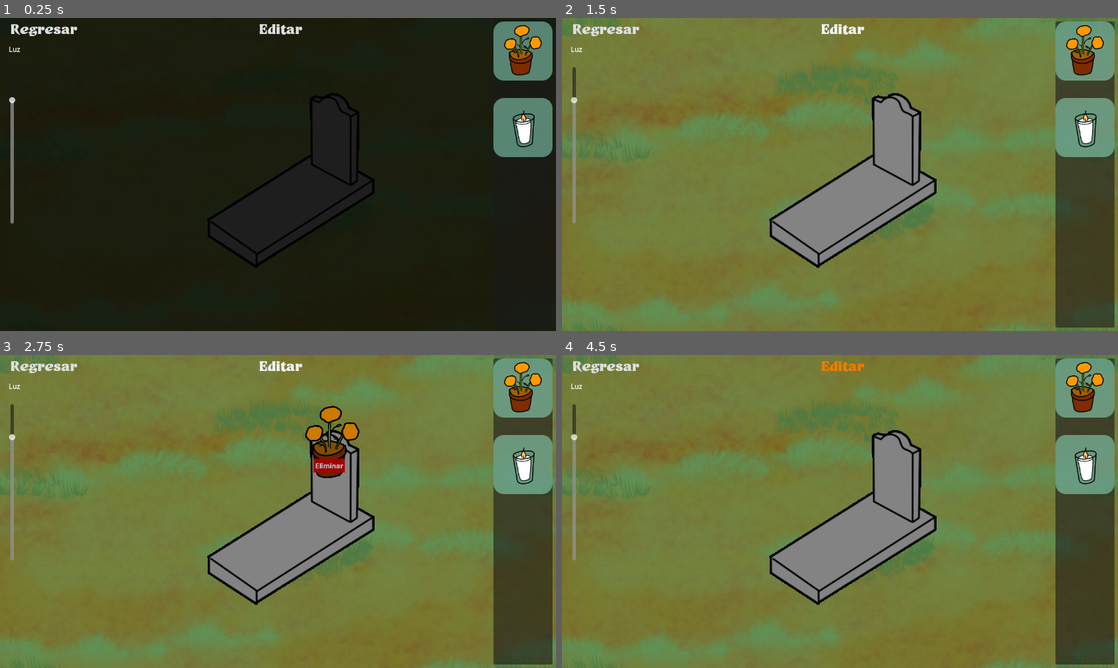
Above: before the commit, frames 1-4 (two rows, left to right).
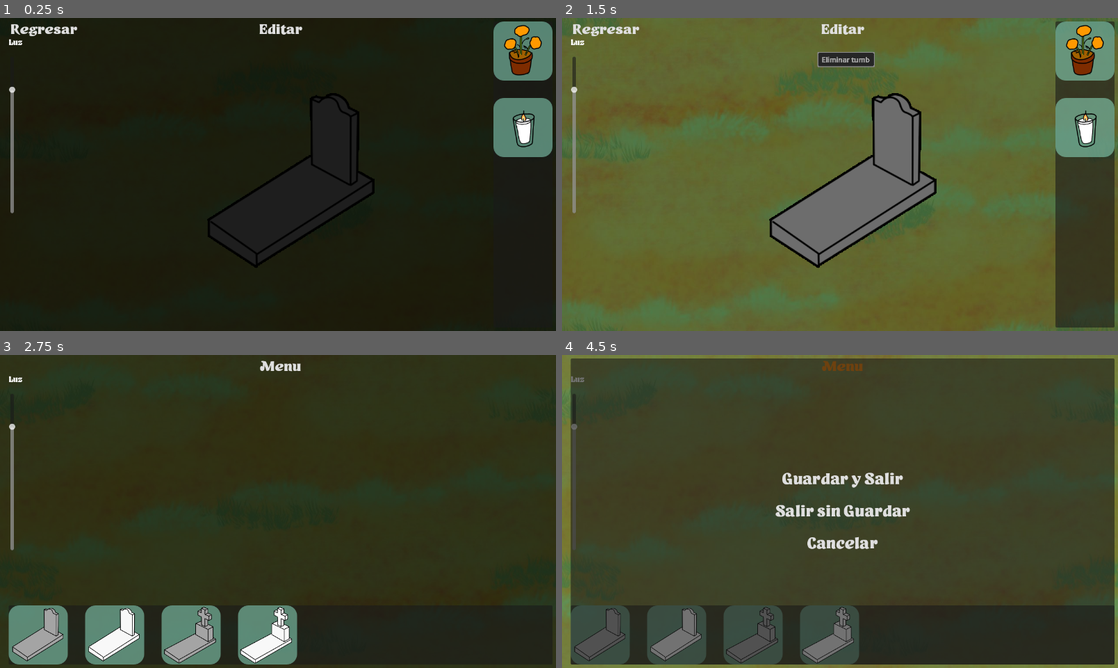
Above: after the commit, the same moments.

Repository: M0G1WARA/game-jam-2025
Game: Godot game, scene res://Scenes/Decoration/decoration.tscn
The game is run twice, just before and just after one commit, with the same random seed, the same clock (stepped at 60 frames per second) and the same inputs. This scene is started directly instead of the project's main scene.
Inputs (mouse positions are in pixels of both pictures, inside the frame that each line leads up to):
- Up to frame 1 (0.25 s): no input
- Up to frame 2 (1.5 s): click "Editar" at 0.5 s; click (845, 58) at 1.25 s, where only the run after the commit has a clickable "Eliminar tumba"
- Up to frame 3 (2.75 s): drag from (522, 389) to (333, 442) at 2.02 s
- Up to frame 4 (4.5 s): click (890, 464) at 2.75 s, where only the run before the commit has a clickable "Eliminar"; click (606, 367) at 3.5 s, where only the run before the commit has a clickable "Regresar"; click (840, 367) at 4.25 s, where only the run after the commit has a clickable "Menu"

The runs differ from the first frame. In frame 1, 0.1% of the frame differs, in the area x 1-4%, y 6-66%; in frame 2, 0.7%; in frame 3, 96%, in the area x 0-100%, y 0-100%; in frame 4, 91%.

Commit message:
Add remove_grave_by_id

Diff:
--- a/Scenes/Decoration/decoration.gd
+++ b/Scenes/Decoration/decoration.gd
@@ -10,6 +10,10 @@
 	$Default/HUD.get_node("MarginContainer/VBoxContainer/VSlider").value = Global.light
 	Transition.fade_in()
 	await Transition.transition_finished
+	var edit_button = $Default/HUD.get_node_or_null("MarginContainer/EditButton")
+	if edit_button != null:
+		edit_button.connect("pressed", Callable(self, "options"))
+		options()
 
 func set_data(data):
 	current_id = data.get("id", -1)
@@ -41,3 +45,24 @@
 		new_object.position = grave_node.to_global(child_data[0])
 		new_object.assign_image_by_id(child_data[1])
 		add_child(new_object)
+
+func options():
+	if Global.options_visible:
+		$Default/Button.show()
+	else:
+		$Default/Button.hide()
+
+
+func _on_button_pressed():
+	remove_grave_by_id()
+	Transition.fade_out()
+	await Transition.transition_finished
+	get_tree().change_scene_to_file("res://Scenes/Game/game.tscn")
+
+func remove_grave_by_id():
+	for i in range(Global.instanced_graves.size() - 1, -1, -1):
+		var grave_data = Global.instanced_graves[i]
+		var current_id_data = grave_data[2]
+		if current_id_data == current_id:
+			Global.instanced_graves.remove_at(i)
+			return
--- a/Scenes/Decoration/decoration.tscn
+++ b/Scenes/Decoration/decoration.tscn
@@ -1,9 +1,12 @@
-[gd_scene load_steps=5 format=3 uid="uid://c0a6tiepq1tuq"]
+[gd_scene load_steps=6 format=3 uid="uid://c0a6tiepq1tuq"]
 
 [ext_resource type="Script" uid="uid://dlkmpf0uqrwqg" path="res://Scenes/Decoration/decoration.gd" id="1_4ki4x"]
 [ext_resource type="Texture2D" uid="uid://cmbrhy6nimsqx" path="res://Assets/Images/graves.png" id="2_8mlsl"]
 [ext_resource type="Texture2D" uid="uid://qxi2f6ve547w" path="res://Assets/Images/bg.jpg" id="2_a5htm"]
 [ext_resource type="PackedScene" uid="uid://d0v2ab5c0mnge" path="res://Scenes/HUD/hud.tscn" id="3_aet3s"]
+
+[sub_resource type="StyleBoxFlat" id="StyleBoxFlat_a5htm"]
+bg_color = Color(0.80817604, 0, 0, 1)
 
 [node name="Decoration" type="Node2D"]
 script = ExtResource("1_4ki4x")
@@ -25,9 +28,20 @@
 hframes = 2
 vframes = 2
 
+[node name="Button" type="Button" parent="Default"]
+visible = false
+offset_left = -50.0
+offset_top = -280.0
+offset_right = 70.0
+offset_bottom = -249.0
+theme_override_styles/normal = SubResource("StyleBoxFlat_a5htm")
+text = " Eliminar tumba "
+
 [node name="Camera2D" type="Camera2D" parent="Default"]
 
 [node name="HUD" parent="Default" instance=ExtResource("3_aet3s")]
 is_horizontal = false
 
 [node name="Light" type="CanvasModulate" parent="Default"]
+
+[connection signal="pressed" from="Default/Button" to="." method="_on_button_pressed"]
--- a/Scenes/HUD/hud.tscn
+++ b/Scenes/HUD/hud.tscn
@@ -91,6 +91,8 @@
 
 [node name="Label" type="Label" parent="MarginContainer/VBoxContainer"]
 layout_mode = 2
+theme_override_fonts/font = ExtResource("2_5aai8")
+theme_override_font_sizes/font_size = 20
 text = "
 
 Luz
--- a/Scenes/Object/object.gd
+++ b/Scenes/Object/object.gd
@@ -6,7 +6,7 @@
 func _ready():
 	var edit_button = get_parent().get_node_or_null("Default/HUD/MarginContainer/EditButton")
 	if edit_button != null:
-		get_parent().get_node("Default").get_node("HUD").get_node("MarginContainer").get_node("EditButton").connect("pressed", Callable(self, "options"))
+		edit_button.connect("pressed", Callable(self, "options"))
 		options()
 
 func assign_image_by_id(texture_id: int):
